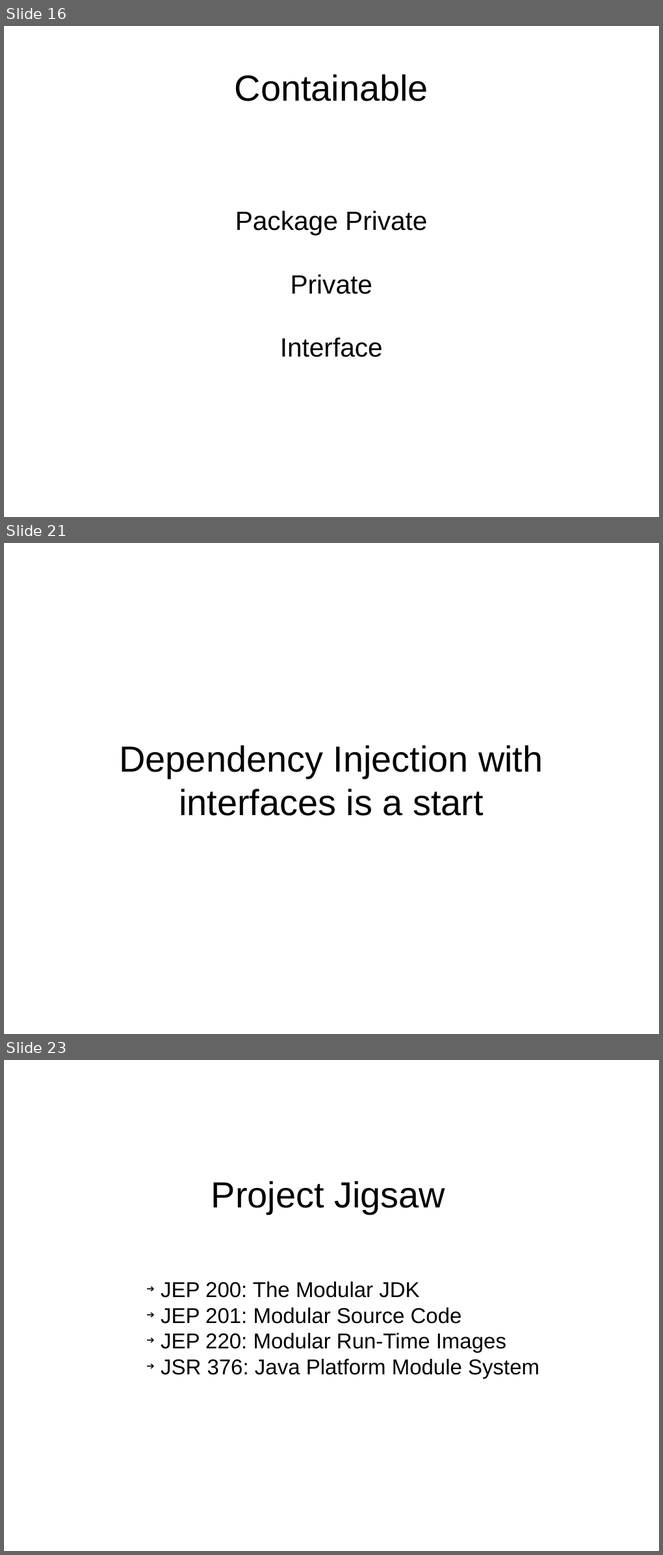
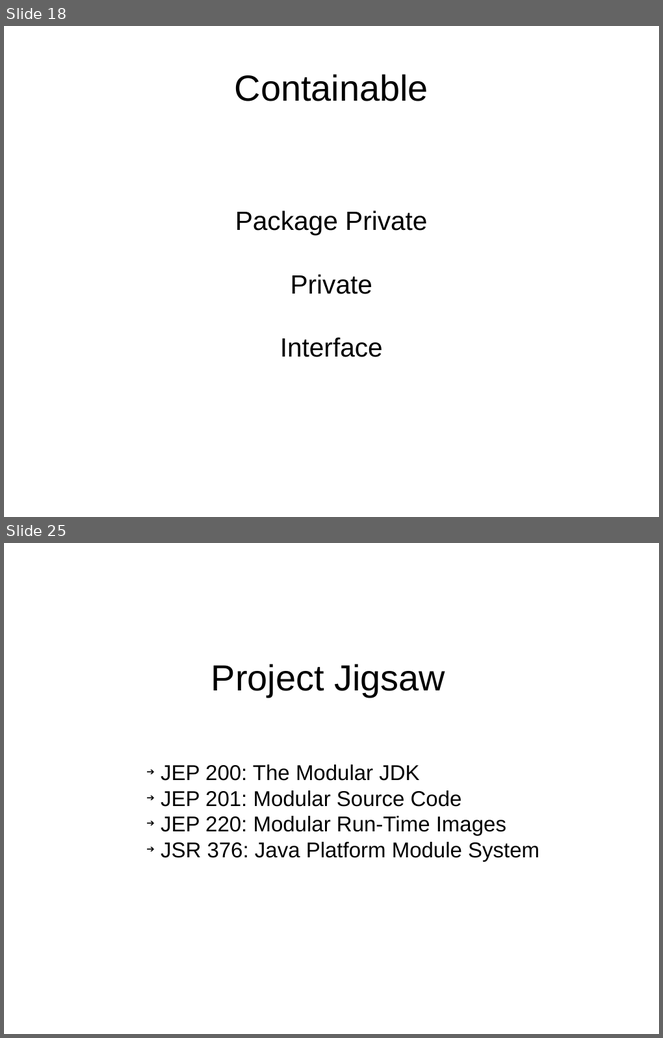
Before and after one commit to bobpaulin/whats-my-modularity, a slide deck: presentation/WhatsMyModularity.odp. Shown one above the other, each under a label of ours: slides 16, 21 and 23 before the commit, slides 18 and 25 after it; the slides between them are not shown. The pictures are 663x1555 and 663x1038 pixels, drawn with LibreOffice and Linux fonts; fonts in the diff are those of the drawing. Boxes give left, top, right and bottom in pixels: in the first picture for what was removed or moved away, otherwise in the second. Text is boxed around its words. In the diff, an @@ line names an element or a change of style, - is before the commit and + after.

```diff
--- a/presentation/WhatsMyModularity.odp
+++ b/presentation/WhatsMyModularity.odp
@@ slide 21 removed at (x1=4, y1=543, x2=659, y2=1034), background #FFFFFF @@
@@ title removed at (x1=120, y1=745, x2=543, y2=816) @@
-Dependency Injection with interfaces is a start
@@ what was slide 16 is now slide 18 @@
@@ what was slide 23 is now slide 25 @@
```
Also in this commit, not shown: 20 slides changed, 7 slides added, 2 other slides removed.
